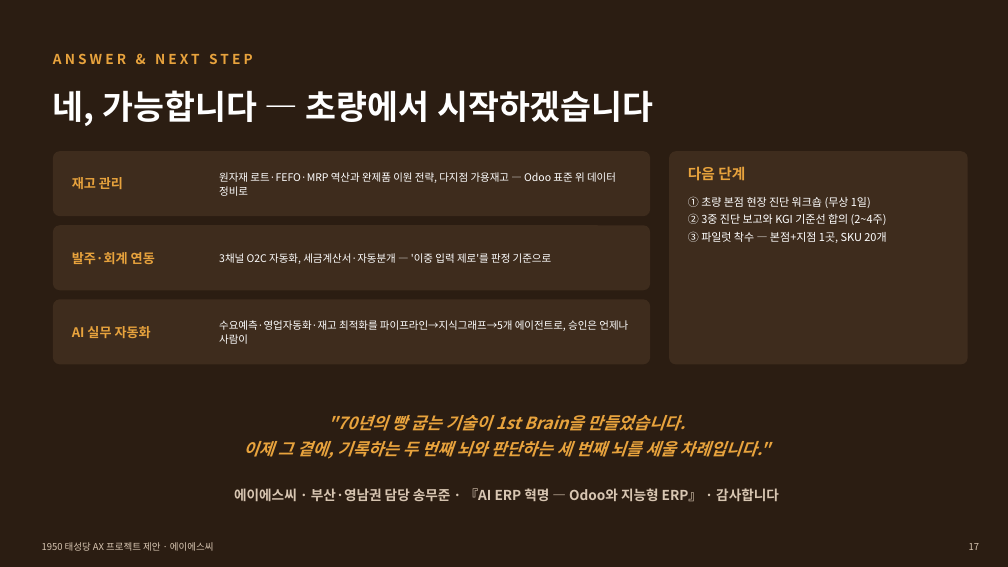
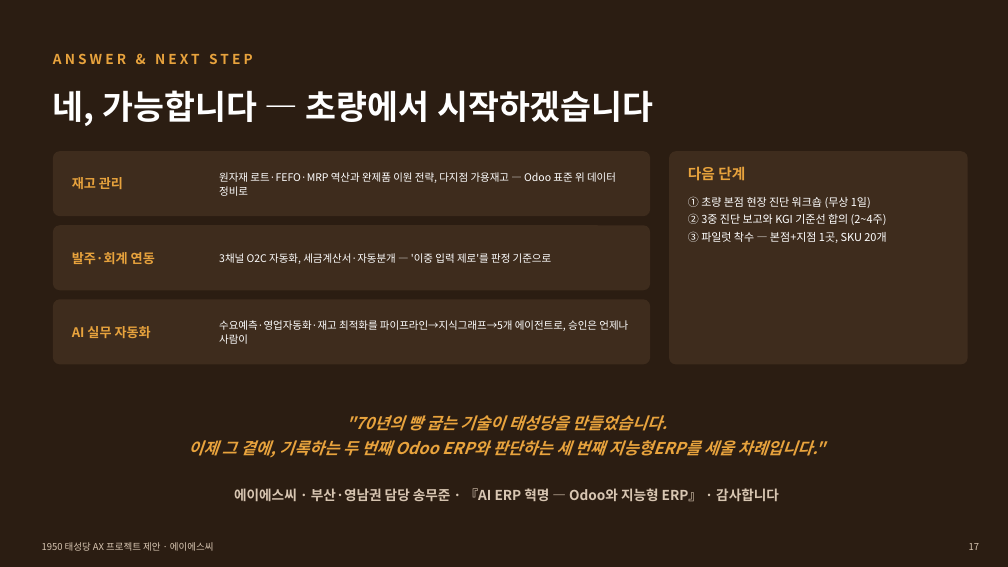
Before and after one commit to asclhg-web/thirdbrain-web, a slide deck: slide 17 of docs/presentations/Taesungdang_AX_Proposal.pptx. Drawn at 1008x567 pixels with LibreOffice and Linux fonts; fonts in the diff are those of the drawing. Boxes give left, top, right and bottom in pixels: in the first picture for what was removed or moved away, otherwise in the second. Text is boxed around its words. In the diff, an @@ line names an element or a change of style, - is before the commit and + after.

```diff
--- a/docs/presentations/Taesungdang_AX_Proposal.pptx
+++ b/docs/presentations/Taesungdang_AX_Proposal.pptx
@@ text at (188, 415, 825, 457): text changed; size 16 to 15.5 pt @@
-"70년의 빵 굽는 기술이 1st Brain을 만들었습니다.
-이제 그 곁에, 기록하는 두 번째 뇌와 판단하는 세 번째 뇌를 세울 차례입니다."
+"70년의 빵 굽는 기술이 태성당을 만들었습니다.
+이제 그 곁에, 기록하는 두 번째 Odoo ERP와 판단하는 세 번째 지능형ERP를 세울 차례입니다."
```
Also in this commit, not shown: 2 other files.
